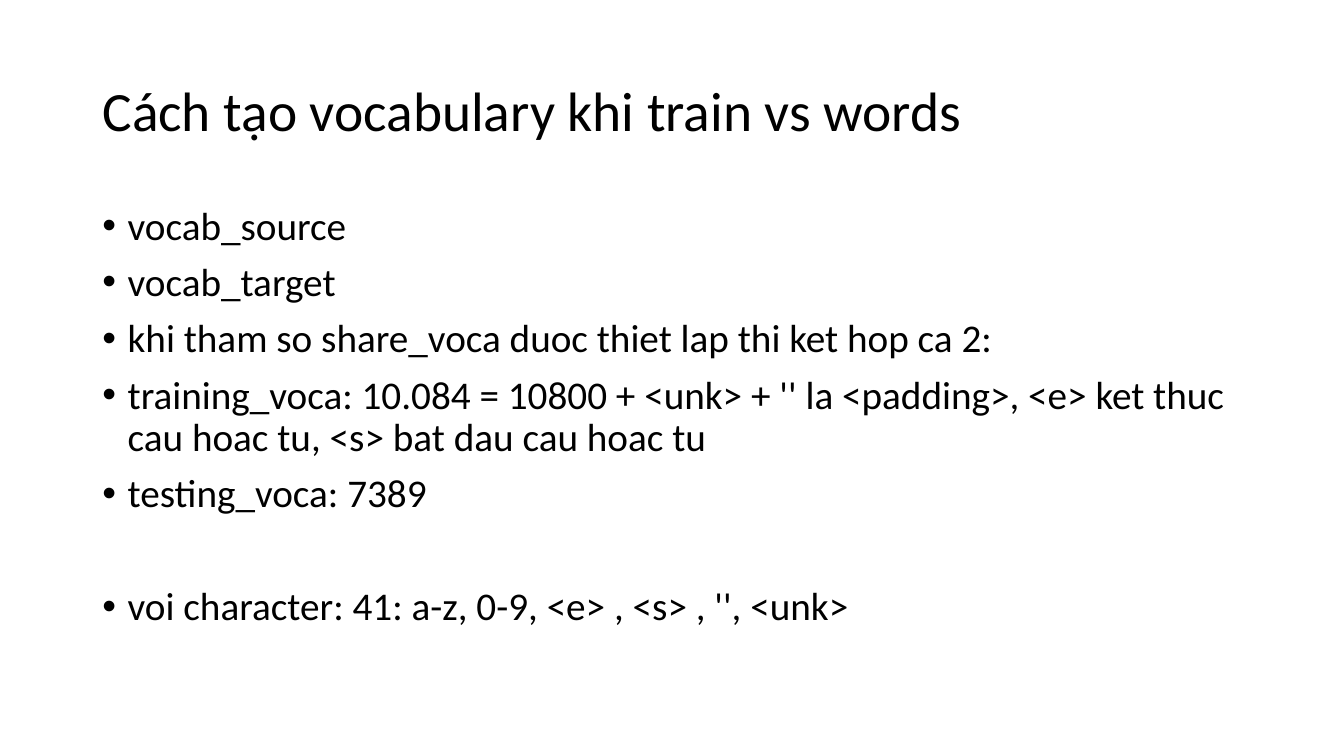
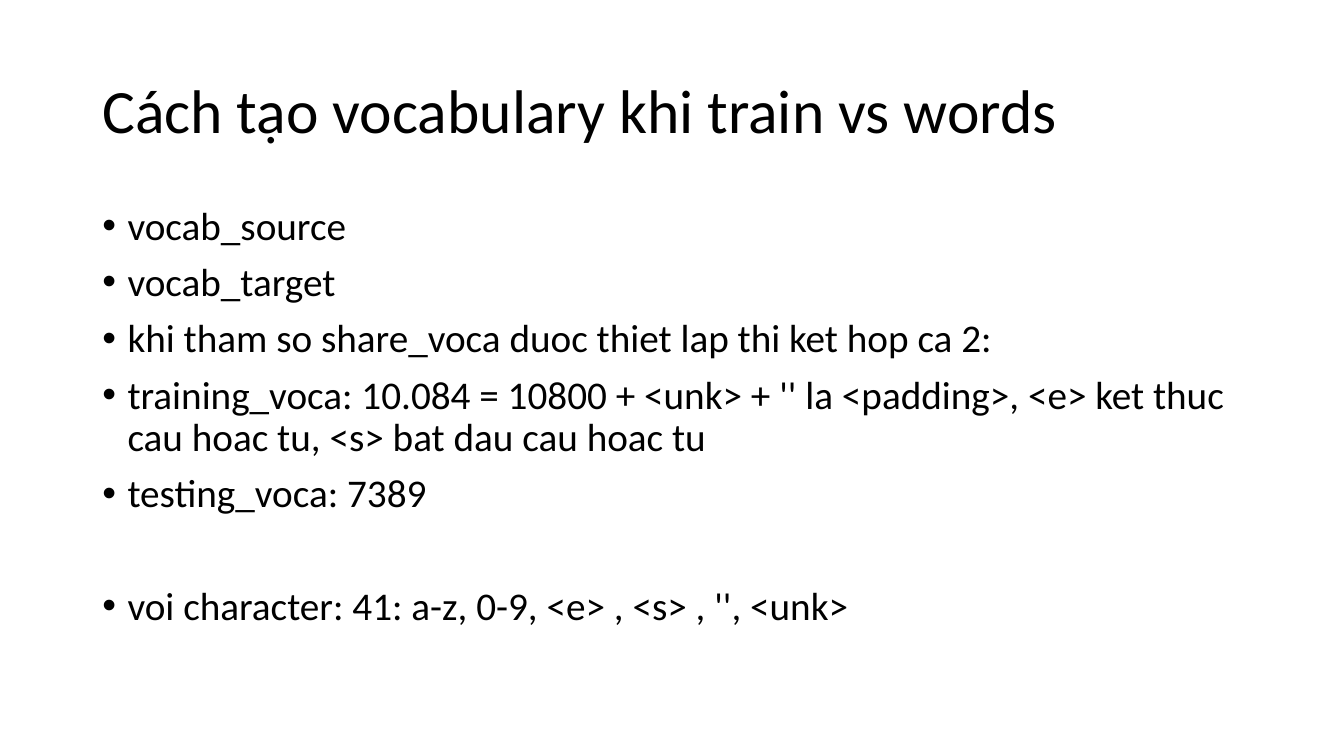
Before and after one commit to manhcntt21/TextNormSeq2Seq, a slide deck: slide 19 of Presentation1.pptx. Drawn at 1344x756 pixels with LibreOffice and Linux fonts; fonts in the diff are those of the drawing. Boxes give left, top, right and bottom in pixels: in the first picture for what was removed or moved away, otherwise in the second. Text is boxed around its words. In the diff, an @@ line names an element or a change of style, - is before the commit and + after.

```diff
--- a/Presentation1.pptx
+++ b/Presentation1.pptx
@@ text "Cách tạo vocabulary khi train ..." at [102,90,1057,144]: size 39.6 to 44 pt @@
```
Also in this commit, not shown: 9 other slides changed, 5 slides added.
